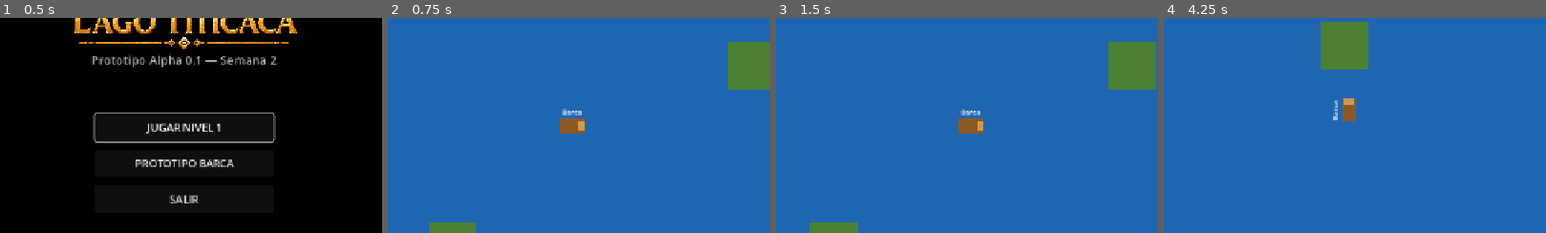
Above: before the commit, frames 1-4 (left to right).
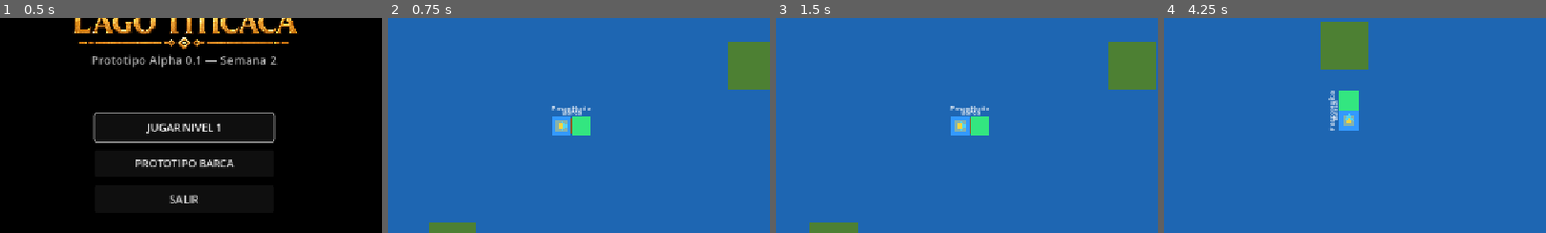
Above: after the commit, the same moments.

Repository: JHAMILCALI/El-tesoro-del-lago-titicaca-Game
Game: Godot game, scene res://scenes/main/MainMenu.tscn
Two runs of this game, one before a commit and one after it. Both use one fixed random seed, a clock stepped at 60 frames per second and the inputs below. Video files are missing from this copy of the repository; at most half a second of black plays in their place. Sound files missing from this copy of the repository are replaced by a short silence.
Inputs (mouse positions are % of the whole screen's width and height, from its top left):
- Up to frame 1 (0.5 s): no input
- Up to frame 2 (0.75 s): click "PROTOTIPO BARCA" at 0.5 s
- Up to frame 3 (1.5 s): tap Enter (ui_accept) at 1.25 s; move the mouse to (72, 45) at 1.27 s; hold D (move_right) from 1.28 s (still down); hold E (interact) from 1.28 s (still down); click (72, 45) at 1.42 s
- Up to frame 4 (4.25 s): tap Enter (ui_accept) at 1.52, 2.27, 3.77 s; move the mouse to (30, 55) at 2.02 s; release D (move_right) at 2.03 s; release E (interact) at 2.03 s; hold S (move_down) 2.03-2.78 s; tap E (interact) at 2.1, 3.05, 3.8 s; move the mouse to (60, 28) at 2.77 s; hold D (move_right) 2.78-3.53 s; hold Shift (run) 2.78-3.53 s; move the mouse to (45, 70) at 3.52 s; hold W (move_up) from 3.53 s (still down); click (45, 70) at 3.6 s
The pictures show only the part of the screen within x 26-76%, y 25-75%; the shares and areas given below are measured in that part.

Frame 1 is identical in both runs. In frame 2, 1.0% of the frame differs, in the area x 42-53%, y 40-55%; in frame 3, 1.0%; in frame 4, 1.2%, in the area x 43-51%, y 33-53%.

Commit message:
feat: continuacion de nivel 1 al nivel de barco

Diff:
--- a/scenes/prototypes/BoatPrototype.tscn
+++ b/scenes/prototypes/BoatPrototype.tscn
@@ -1,6 +1,8 @@
-[gd_scene load_steps=4 format=3]
+[gd_scene load_steps=6 format=3]
 
 [ext_resource type="Script" path="res://scripts/boat_prototype.gd" id="1_boat"]
+[ext_resource type="PackedScene" path="res://scenes/characters/Pasco.tscn" id="2_pasco"]
+[ext_resource type="PackedScene" path="res://scenes/characters/Huita.tscn" id="3_huita"]
 
 [sub_resource type="RectangleShape2D" id="RectangleShape2D_boat"]
 size = Vector2(40, 24)
@@ -78,6 +80,14 @@
 [node name="Camera2D" type="Camera2D" parent="Boat"]
 position_smoothing_enabled = true
 
+[node name="Passengers" type="Node2D" parent="Boat"]
+
+[node name="Pasco" parent="Boat/Passengers" instance=ExtResource("2_pasco")]
+position = Vector2(-18, 0)
+
+[node name="Huita" parent="Boat/Passengers" instance=ExtResource("3_huita")]
+position = Vector2(15, 0)
+
 [node name="CanvasLayer" type="CanvasLayer" parent="."]
 
 [node name="Instructions" type="Label" parent="CanvasLayer"]
--- a/scenes/ui/HUD.tscn
+++ b/scenes/ui/HUD.tscn
@@ -134,9 +134,9 @@
 anchor_right = 0.5
 anchor_bottom = 0.5
 offset_left = -250.0
-offset_top = -150.0
+offset_top = -180.0
 offset_right = 250.0
-offset_bottom = 150.0
+offset_bottom = 180.0
 grow_horizontal = 2
 grow_vertical = 2
 
@@ -182,13 +182,19 @@
 anchor_right = 0.5
 anchor_bottom = 1.0
 offset_left = -120.0
-offset_top = -110.0
+offset_top = -145.0
 offset_right = 120.0
 offset_bottom = -20.0
 grow_horizontal = 2
 grow_vertical = 0
 theme_override_constants/separation = 10
 
+[node name="NextLevelButton" type="Button" parent="Control/AlphaCompletePanel/VBoxContainer"]
+custom_minimum_size = Vector2(0, 35)
+layout_mode = 2
+theme_override_font_sizes/font_size = 16
+text = "SIGUIENTE NIVEL — BARCA"
+
 [node name="RestartButton" type="Button" parent="Control/AlphaCompletePanel/VBoxContainer"]
 custom_minimum_size = Vector2(0, 35)
 layout_mode = 2
--- a/scripts/boat_prototype.gd
+++ b/scripts/boat_prototype.gd
@@ -10,6 +10,16 @@
 func _ready() -> void:
 	add_to_group("player")
 	_ensure_input_actions()
+	_disable_passenger_controls()
+
+func _disable_passenger_controls() -> void:
+	for passenger_name in ["Pasco", "Huita"]:
+		var passenger := get_node_or_null("Passengers/" + passenger_name)
+		if passenger:
+			passenger.process_mode = Node.PROCESS_MODE_DISABLED
+			if passenger is CollisionObject2D:
+				passenger.collision_layer = 0
+				passenger.collision_mask = 0
 
 func _physics_process(_delta: float) -> void:
 	if not can_move:
--- a/scripts/hud.gd
+++ b/scripts/hud.gd
@@ -3,11 +3,13 @@
 
 signal restart_requested
 signal menu_requested
+signal next_level_requested
 
 @onready var objective_label: Label = $Control/ObjectiveLabel
 @onready var interaction_prompt: Label = $Control/InteractionPrompt
 @onready var notification_label: Label = $Control/NotificationLabel
 @onready var alpha_complete_panel: Panel = $Control/AlphaCompletePanel
+@onready var next_level_button: Button = $Control/AlphaCompletePanel/VBoxContainer/NextLevelButton
 @onready var restart_button: Button = $Control/AlphaCompletePanel/VBoxContainer/RestartButton
 @onready var menu_button: Button = $Control/AlphaCompletePanel/VBoxContainer/MenuButton
 @onready var detection_container: Control = $Control/DetectionContainer
@@ -20,7 +22,7 @@
 	if control_node is Control:
 		control_node.mouse_filter = Control.MOUSE_FILTER_IGNORE
 		for child in control_node.get_children():
-			if child is Control and child not in [restart_button, menu_button] and not child.get_parent() == alpha_complete_panel:
+			if child is Control and child not in [next_level_button, restart_button, menu_button] and not child.get_parent() == alpha_complete_panel:
 				child.mouse_filter = Control.MOUSE_FILTER_IGNORE
 
 	if interaction_prompt:
@@ -34,6 +36,8 @@
 
 	if restart_button:
 		restart_button.pressed.connect(_on_restart_pressed)
+	if next_level_button:
+		next_level_button.pressed.connect(_on_next_level_pressed)
 	if menu_button:
 		menu_button.pressed.connect(_on_menu_pressed)
 
@@ -90,8 +94,15 @@
 	if pasco and pasco.has_method("set_movement_enabled"):
 		pasco.set_movement_enabled(false)
 
+func hide_alpha_complete() -> void:
+	if alpha_complete_panel:
+		alpha_complete_panel.visible = false
+
 func _on_restart_pressed() -> void:
 	restart_requested.emit()
 
+func _on_next_level_pressed() -> void:
+	next_level_requested.emit()
+
 func _on_menu_pressed() -> void:
 	menu_requested.emit()
--- a/scripts/level01_convoy.gd
+++ b/scripts/level01_convoy.gd
@@ -50,6 +50,7 @@
 var has_seen_tutorial: bool = false
 var has_heard_secret_convo: bool = false
 var is_near_dock_boat: bool = false
+var is_changing_to_boat_level: bool = false
 
 func _ready() -> void:
 	last_checkpoint_pos = start_checkpoint.global_position
@@ -58,6 +59,7 @@
 
 	hud.restart_requested.connect(_on_restart_requested)
 	hud.menu_requested.connect(_on_menu_requested)
+	hud.next_level_requested.connect(_on_next_level_requested)
 
 	if huita:
 		huita.interaction_requested.connect(_on_huita_interaction)
@@ -296,6 +298,28 @@
 		hud.show_alpha_complete()
 	, CONNECT_ONE_SHOT)
 
+func _on_next_level_requested() -> void:
+	if story_state != StoryState.LEVEL_COMPLETED or is_changing_to_boat_level:
+		return
+
+	is_changing_to_boat_level = true
+	hud.hide_alpha_complete()
+	hud.hide_interaction_prompt()
+	hud.update_objective("Pasco y Huita suben a la barca.")
+	if pasco:
+		pasco.set_movement_enabled(false)
+	if huita:
+		huita.stop_following()
+
+	var boat_visual: Node2D = $DockEnvironment/BoatVisual
+	var boarding_tween := create_tween().set_parallel(true)
+	if pasco:
+		boarding_tween.tween_property(pasco, "global_position", boat_visual.global_position + Vector2(-18.0, 0.0), 0.65)
+	if huita:
+		boarding_tween.tween_property(huita, "global_position", boat_visual.global_position + Vector2(15.0, 0.0), 0.65)
+	await boarding_tween.finished
+	get_tree().change_scene_to_file("res://scenes/prototypes/BoatPrototype.tscn")
+
 func _on_hide_zone_entered(body: Node2D) -> void:
 	if body.is_in_group("player"):
 		body.enter_hide_area()
